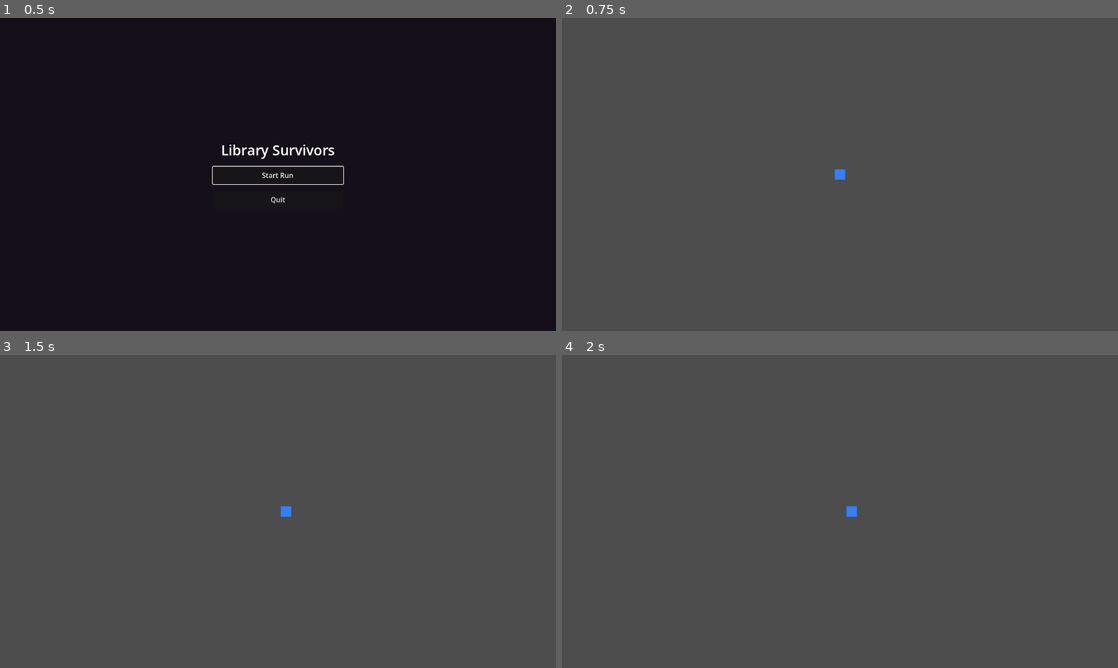
Above: before the commit, frames 1-4 (two rows, left to right).
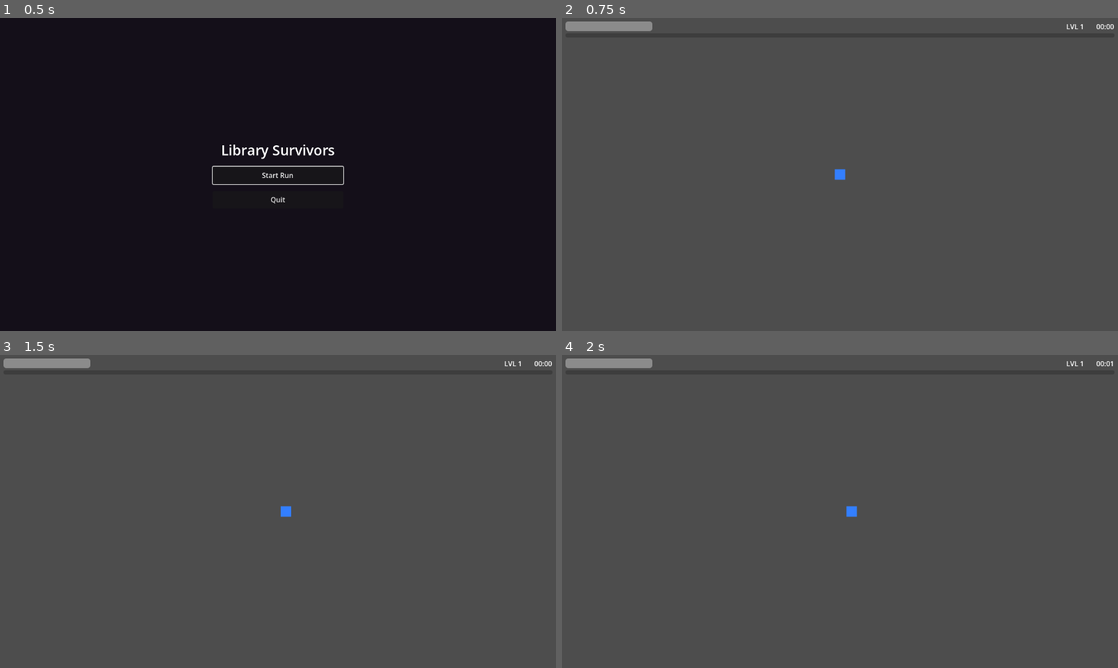
Above: after the commit, the same moments.

Repository: RussellFeinstein/library-survivors
Game: Godot game, scene res://scenes/MainMenu.tscn
Same seed, same stepped clock (60 frames per second), same inputs: the game is played once before the commit and once after it.
Inputs (mouse positions are in pixels of both pictures, inside the frame that each line leads up to):
- Up to frame 1 (0.5 s): no input
- Up to frame 2 (0.75 s): click "Start Run" at 0.5 s
- Up to frame 3 (1.5 s): tap Enter (confirm) at 1.25, 1.35 s; move the mouse to (400, 495) at 1.27 s; hold D (move_right) from 1.28 s (still down)
- Up to frame 4 (2 s): keep holding D (move_right)

Frame 1 is identical in both runs. In frame 2, 0.5% of the frame differs, in the area x 0-100%, y 1-5%; in frame 3, 0.5%; in frame 4, 0.5%.

Commit message:
Implement Phase 4: XP/leveling system + HUD (v0.4.0)
- XpOrb: Area2D that homes toward player within pickup_radius (100px var);
  pickup_radius and move_speed are vars for upgrade modification; no despawn
- HUD: HP bar, XP bar, level label, run timer, level-up banner;
  polls player each frame; PROCESS_MODE_ALWAYS so banner works during pause
- Player: added xp/level/xp_to_next vars, add_xp(), level_up signal;
  XP curve: xp_to_next = 10 + level * 5; xp_value = 1 per enemy
- Enemy: added xp_value=1, xp_orb_scene/xp_container injection, orb spawn in _die()
- EnemySpawner: injects xp_orb_scene + xp_container into each spawned enemy
- Game: wires XP orb container + HUD; level-up handler pauses via Engine.time_scale=0,
  shows banner for 1 real second (ignore_time_scale=true), then resumes;
  Phase 5 will replace the 1s wait with the upgrade draft screen
- Collision layer 4 (value 8) added for XP orbs

Co-Authored-By: Claude Sonnet 4.6 <noreply@anthropic.com>

Diff:
--- a/project.godot
+++ b/project.godot
@@ -12,7 +12,7 @@
 
 config/name="Library Survivors"
 config/description="A top-down 2D survivors-like prototype with a library theme."
-config/version="0.3.5"
+config/version="0.4.0"
 run/main_scene="res://scenes/MainMenu.tscn"
 config/features=PackedStringArray("4.6", "GL Compatibility")
 config/godot_version="4.6.1.stable"
--- a/scenes/Game.tscn
+++ b/scenes/Game.tscn
@@ -1,8 +1,9 @@
-[gd_scene load_steps=5 format=3 uid="uid://cgame00001"]
+[gd_scene load_steps=6 format=3 uid="uid://cgame00001"]
 
 [ext_resource type="Script" path="res://scripts/Game.gd" id="1_game"]
 [ext_resource type="Script" path="res://scripts/Player.gd" id="2_player"]
 [ext_resource type="Script" path="res://scripts/EnemySpawner.gd" id="3_spawn"]
+[ext_resource type="PackedScene" uid="uid://chud0000001" path="res://ui/HUD.tscn" id="4_hud"]
 
 [sub_resource type="CircleShape2D" id="CircleShape2D_1"]
 radius = 12.0
@@ -30,5 +31,9 @@
 
 [node name="ProjectileContainer" type="Node2D" parent="."]
 
+[node name="XpOrbContainer" type="Node2D" parent="."]
+
 [node name="EnemySpawner" type="Node" parent="."]
 script = ExtResource("3_spawn")
+
+[node name="HUD" parent="." instance=ExtResource("4_hud")]
--- /dev/null
+++ b/scenes/XpOrb.tscn
@@ -0,0 +1,18 @@
+[gd_scene load_steps=3 format=3 uid="uid://cxporb00001"]
+
+[ext_resource type="Script" path="res://scripts/XpOrb.gd" id="1_xporb"]
+
+[sub_resource type="CircleShape2D" id="CircleShape2D_1"]
+radius = 6.0
+
+[node name="XpOrb" type="Area2D"]
+collision_layer = 8
+collision_mask = 1
+script = ExtResource("1_xporb")
+
+[node name="CollisionShape2D" type="CollisionShape2D" parent="."]
+shape = SubResource("CircleShape2D_1")
+
+[node name="Visual" type="Polygon2D" parent="."]
+polygon = PackedVector2Array(-5, -5, 5, -5, 5, 5, -5, 5)
+color = Color(0.2, 0.9, 0.3, 1)
--- a/scripts/Enemy.gd
+++ b/scripts/Enemy.gd
@@ -10,6 +10,11 @@
 var hp: int = 30
 var move_speed: float = 60.0
 var damage: int = 10
+var xp_value: int = 1
+
+# Set by EnemySpawner before adding to the scene tree (Phase 4).
+var xp_orb_scene: PackedScene = null
+var xp_container: Node2D = null
 
 var _player: Node2D = null
 var _contact_cooldown: float = 0.0
@@ -54,5 +59,8 @@
 
 
 func _die() -> void:
-	# Phase 4: spawn XP orb here before freeing.
+	if xp_orb_scene != null and xp_container != null:
+		var orb: Node2D = xp_orb_scene.instantiate()
+		orb.global_position = global_position
+		xp_container.add_child(orb)
 	queue_free()
--- a/scripts/EnemySpawner.gd
+++ b/scripts/EnemySpawner.gd
@@ -9,6 +9,10 @@
 var enemy_scene: PackedScene = null
 var enemy_container: Node2D = null
 var player: Node2D = null
+
+# Phase 4: set by Game.gd so each spawned enemy can drop an XP orb.
+var xp_orb_scene: PackedScene = null
+var xp_container: Node2D = null
 
 var _spawn_timer: float = 2.0   # grace period before the first spawn
 var _spawn_interval: float = 3.0
@@ -39,4 +43,6 @@
 	var spawn_pos := player.global_position + Vector2(cos(angle), sin(angle)) * dist
 	var enemy: Node2D = enemy_scene.instantiate()
 	enemy.global_position = spawn_pos
+	enemy.xp_orb_scene = xp_orb_scene
+	enemy.xp_container = xp_container
 	enemy_container.add_child(enemy)
--- a/scripts/Game.gd
+++ b/scripts/Game.gd
@@ -1,30 +1,82 @@
 # scripts/Game.gd
-# Root game scene: wires Player, EnemySpawner, handles game-over.
+# Root game scene: the central "wiring room" that connects every major system.
+#
+# Design rule: scripts never reference each other directly.  Instead, Game.gd
+# injects every dependency in _ready() so each subsystem stays decoupled:
+#
+#   Player    — doesn't know which projectile scene to use or which container
+#               to add children to.  Game.gd owns those and hands them over.
+#   Spawner   — doesn't know the player's position, which enemy scene to use,
+#               or where to parent enemies.  Game.gd provides all of that.
+#   Enemy     — doesn't preload XpOrb.tscn; it receives the scene + container
+#               from Game → Spawner → Enemy so the orb type is swappable.
+#   HUD       — receives a player reference to poll HP/XP/level each frame.
 extends Node2D
 
 const PROJECTILE_SCENE := preload("res://scenes/Projectile.tscn")
-const ENEMY_SCENE := preload("res://scenes/Enemy.tscn")
+const ENEMY_SCENE      := preload("res://scenes/Enemy.tscn")
+const XP_ORB_SCENE     := preload("res://scenes/XpOrb.tscn")
 
-@onready var _player: CharacterBody2D = $Player
-@onready var _enemy_container: Node2D = $EnemyContainer
+@onready var _player: CharacterBody2D      = $Player
+@onready var _enemy_container: Node2D      = $EnemyContainer
 @onready var _projectile_container: Node2D = $ProjectileContainer
-@onready var _enemy_spawner: Node = $EnemySpawner
+@onready var _xp_orb_container: Node2D    = $XpOrbContainer
+@onready var _enemy_spawner: Node          = $EnemySpawner
+@onready var _hud                          = $HUD   # CanvasLayer with HUD.gd
 
 
 func _ready() -> void:
-	# Wire player dependencies.
-	_player.projectile_scene = PROJECTILE_SCENE
+	# ---- Player dependencies ----------------------------------------
+	# projectile_scene: Player._fire() calls .instantiate() on this.
+	#   Null-checked inside Player, so if missing the player just can't fire.
+	#   Game.gd owns the scene so Phase 6 can swap in a weapon-specific scene.
+	# projectile_container: bullets are parented here, NOT under the player —
+	#   if they were children of Player they would move with the player.
+	_player.projectile_scene     = PROJECTILE_SCENE
 	_player.projectile_container = _projectile_container
+	# Signals: Player emits, Game.gd decides what those events cause.
+	#   .died      → route to game-over / results
+	#   .level_up  → pause physics, show upgrade draft (Phase 5), then resume
 	_player.died.connect(_on_player_died)
+	_player.level_up.connect(_on_player_level_up)
 
-	# Wire spawner dependencies.
-	_enemy_spawner.enemy_scene = ENEMY_SCENE
+	# ---- Spawner dependencies ---------------------------------------
+	# enemy_scene / enemy_container: spawner instantiates and parents enemies;
+	#   Game.gd owns both so the spawner needs zero scene-tree knowledge.
+	# player: spawner places enemies 350–500 px from player.global_position and
+	#   guards with is_instance_valid(player) to stop when the player is gone.
+	# xp_orb_scene / xp_container: injected from Game → Spawner → Enemy.
+	#   Enemy receives them before add_child so it can drop XP in _die().
+	#   Passing the scene rather than preloading in Enemy.gd keeps Enemy
+	#   decoupled — a future elite enemy type could receive a different orb
+	#   scene with zero Enemy.gd changes.
+	_enemy_spawner.enemy_scene     = ENEMY_SCENE
 	_enemy_spawner.enemy_container = _enemy_container
-	_enemy_spawner.player = _player
+	_enemy_spawner.player          = _player
+	_enemy_spawner.xp_orb_scene   = XP_ORB_SCENE
+	_enemy_spawner.xp_container   = _xp_orb_container
+
+	# ---- HUD --------------------------------------------------------
+	# Give the HUD a player reference so it can poll hp/xp/level each frame
+	# without requiring extra signals on the Player.
+	_hud.set_player(_player)
 
 
 func _on_player_died() -> void:
-	# Phase 3: brief pause then return to main menu.
 	# Phase 7 will replace this with the Results screen.
 	await get_tree().create_timer(1.5).timeout
 	get_tree().change_scene_to_file("res://scenes/MainMenu.tscn")
+
+
+func _on_player_level_up(new_level: int) -> void:
+	# Setting time_scale = 0 freezes all delta-based nodes (physics, _process
+	# with normal delta) so the world is truly paused.
+	# Phase 5 will open the upgrade draft here; for Phase 4 we show a banner
+	# and auto-resume after 1 real second.
+	Engine.time_scale = 0.0
+	_hud.show_level_up(new_level)
+	# ignore_time_scale = true (4th arg) makes the timer run in real time
+	# even while time_scale = 0, so we don't wait forever.
+	await get_tree().create_timer(1.0, true, false, true).timeout
+	_hud.hide_level_up()
+	Engine.time_scale = 1.0
--- a/scripts/Player.gd
+++ b/scripts/Player.gd
@@ -1,5 +1,5 @@
 # scripts/Player.gd
-# CharacterBody2D: player movement (via InputHelper), primary fire, and HP.
+# CharacterBody2D: player movement (via InputHelper), primary fire, HP, and XP/leveling.
 #
 # All stats are public vars so Game.gd (and later GameData) can override them
 # when applying a character definition. For Phase 3 the defaults match the
@@ -8,6 +8,7 @@
 
 signal died
 signal took_damage(amount: int)
+signal level_up(new_level: int)
 
 # ---- Stats (set from outside before first physics tick) ----
 var max_hp: int = 100
@@ -18,6 +19,13 @@
 ## Base seconds between shots. Actual cooldown = base_fire_cooldown / fire_rate_mult.
 ## Phase 6: set this from the primary weapon definition loaded by GameData.
 var base_fire_cooldown: float = 0.4
+
+# ---- XP / Leveling ----
+var xp: int = 0
+var level: int = 1
+## XP needed to reach the next level. Formula: 10 + level * 5
+## (level 1→2 costs 15, level 2→3 costs 20, …)
+var xp_to_next: int = 15
 
 # ---- Dependencies (set by Game.gd before first physics tick) ----
 var projectile_scene: PackedScene = null
@@ -67,6 +75,15 @@
 		_die()
 
 
+func add_xp(amount: int) -> void:
+	xp += amount
+	# A single pickup can cross multiple level thresholds (unlikely but handled).
+	while xp >= xp_to_next:
+		xp -= xp_to_next
+		level += 1
+		xp_to_next = 10 + level * 5
+		emit_signal("level_up", level)
+
+
 func _die() -> void:
-	# Phase 4+: play death animation, freeze input, etc. before emitting.
 	emit_signal("died")
--- /dev/null
+++ b/scripts/XpOrb.gd
@@ -0,0 +1,42 @@
+# scripts/XpOrb.gd
+# Area2D: floats in place; drifts toward the player when within pickup_radius;
+# calls Player.add_xp() and frees itself on contact.
+# pickup_radius and move_speed are vars so upgrades can modify them at runtime.
+extends Area2D
+
+var pickup_radius: float = 100.0   # px — start homing once player is this close
+var move_speed: float    = 180.0   # px/s — speed when homing toward player
+
+var xp_value: int = 5
+
+var _player: Node2D = null
+
+
+func _ready() -> void:
+	body_entered.connect(_on_body_entered)
+	# Deferred so the Player node is fully in the "player" group first.
+	call_deferred("_find_player")
+
+
+func _find_player() -> void:
+	var players := get_tree().get_nodes_in_group("player")
+	if players.size() > 0:
+		_player = players[0] as Node2D
+
+
+func _process(delta: float) -> void:
+	if _player == null or not is_instance_valid(_player):
+		return
+
+	var dist := global_position.distance_to(_player.global_position)
+	if dist <= pickup_radius:
+		var dir := (_player.global_position - global_position).normalized()
+		global_position += dir * move_speed * delta
+
+
+func _on_body_entered(body: Node2D) -> void:
+	if not body.is_in_group("player"):
+		return
+	if body.has_method("add_xp"):
+		body.add_xp(xp_value)
+	queue_free()
--- /dev/null
+++ b/ui/HUD.gd
@@ -0,0 +1,65 @@
+# ui/HUD.gd
+# Heads-up display: HP bar, XP bar, level label, run timer, "LEVEL UP!" banner.
+#
+# Design notes:
+#   - process_mode = PROCESS_MODE_ALWAYS so the banner timer ticks even while
+#     Engine.time_scale = 0 (level-up pause). The run timer uses delta which is
+#     0 when time_scale = 0, so it naturally freezes during the pause.
+#   - Game.gd calls set_player() once in _ready(), then calls show_level_up() /
+#     hide_level_up() around the pause window. The XP/HP bars are polled each
+#     frame from the player reference — no extra signals needed in Phase 4.
+extends CanvasLayer
+
+@onready var _hp_bar: ProgressBar = $VBoxContainer/TopRow/HpBar
+@onready var _xp_bar: ProgressBar = $VBoxContainer/XpBar
+@onready var _level_label: Label   = $VBoxContainer/TopRow/LevelLabel
+@onready var _timer_label: Label   = $VBoxContainer/TopRow/TimerLabel
+@onready var _level_up_label: Label = $LevelUpLabel
+
+var _player: Node2D = null
+var _elapsed: float = 0.0
+
+
+func _ready() -> void:
+	process_mode = Node.PROCESS_MODE_ALWAYS
+	_level_up_label.visible = false
+
+
+func set_player(p: Node2D) -> void:
+	_player = p
+	# Initialise bars to the player's starting state immediately.
+	if _player:
+		_hp_bar.max_value = _player.max_hp
+		_hp_bar.value     = _player.hp
+		_xp_bar.max_value = _player.xp_to_next
+		_xp_bar.value     = _player.xp
+		_level_label.text = "LVL %d" % _player.level
+
+
+func _process(delta: float) -> void:
+	# delta is 0 when Engine.time_scale = 0, so the timer pauses automatically.
+	_elapsed += delta
+	_timer_label.text = _format_time(_elapsed)
+
+	if _player == null or not is_instance_valid(_player):
+		return
+
+	_hp_bar.max_value = _player.max_hp
+	_hp_bar.value     = _player.hp
+	_xp_bar.max_value = _player.xp_to_next
+	_xp_bar.value     = _player.xp
+	_level_label.text = "LVL %d" % _player.level
+
+
+func show_level_up(new_level: int) -> void:
+	_level_up_label.text    = "LEVEL UP! → %d" % new_level
+	_level_up_label.visible = true
+
+
+func hide_level_up() -> void:
+	_level_up_label.visible = false
+
+
+func _format_time(seconds: float) -> String:
+	var s := int(seconds)
+	return "%02d:%02d" % [s / 60, s % 60]
--- /dev/null
+++ b/ui/HUD.tscn
@@ -0,0 +1,57 @@
+[gd_scene load_steps=2 format=3 uid="uid://chud0000001"]
+
+[ext_resource type="Script" path="res://ui/HUD.gd" id="1_hud"]
+
+[node name="HUD" type="CanvasLayer"]
+layer = 10
+script = ExtResource("1_hud")
+
+; Top bar: two rows (TopRow + XpBar) pinned to the top of the viewport.
+[node name="VBoxContainer" type="VBoxContainer" parent="."]
+offset_left = 8.0
+offset_top = 8.0
+offset_right = 1272.0
+offset_bottom = 58.0
+theme_override_constants/separation = 4
+
+[node name="TopRow" type="HBoxContainer" parent="VBoxContainer"]
+custom_minimum_size = Vector2(0, 22)
+theme_override_constants/separation = 8
+
+[node name="HpBar" type="ProgressBar" parent="VBoxContainer/TopRow"]
+custom_minimum_size = Vector2(200, 22)
+size_flags_horizontal = 0
+max_value = 100.0
+value = 100.0
+show_percentage = false
+
+[node name="Spacer" type="Control" parent="VBoxContainer/TopRow"]
+size_flags_horizontal = 3
+
+[node name="LevelLabel" type="Label" parent="VBoxContainer/TopRow"]
+custom_minimum_size = Vector2(60, 0)
+text = "LVL 1"
+horizontal_alignment = 1
+
+[node name="TimerLabel" type="Label" parent="VBoxContainer/TopRow"]
+custom_minimum_size = Vector2(52, 0)
+text = "00:00"
+horizontal_alignment = 2
+
+[node name="XpBar" type="ProgressBar" parent="VBoxContainer"]
+custom_minimum_size = Vector2(0, 10)
+max_value = 15.0
+value = 0.0
+show_percentage = false
+
+; Full-screen label for "LEVEL UP!" — centered, hidden by default.
+[node name="LevelUpLabel" type="Label" parent="."]
+offset_left = 0.0
+offset_top = 0.0
+offset_right = 1280.0
+offset_bottom = 720.0
+text = "LEVEL UP!"
+horizontal_alignment = 1
+vertical_alignment = 1
+theme_override_font_sizes/font_size = 48
+visible = false
Not shown, changed: MEMORY.md
Not shown, changed: README.md
